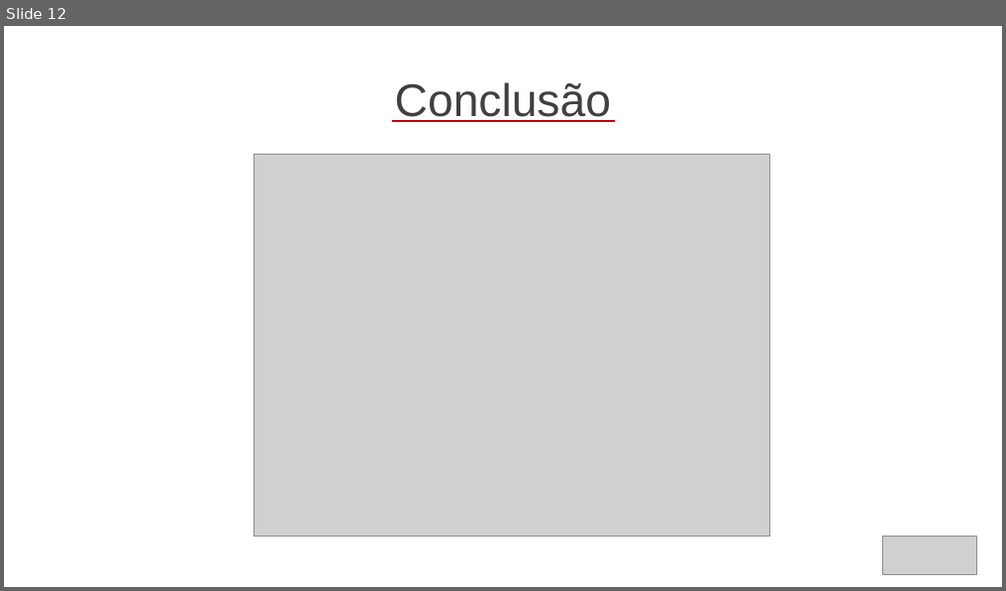
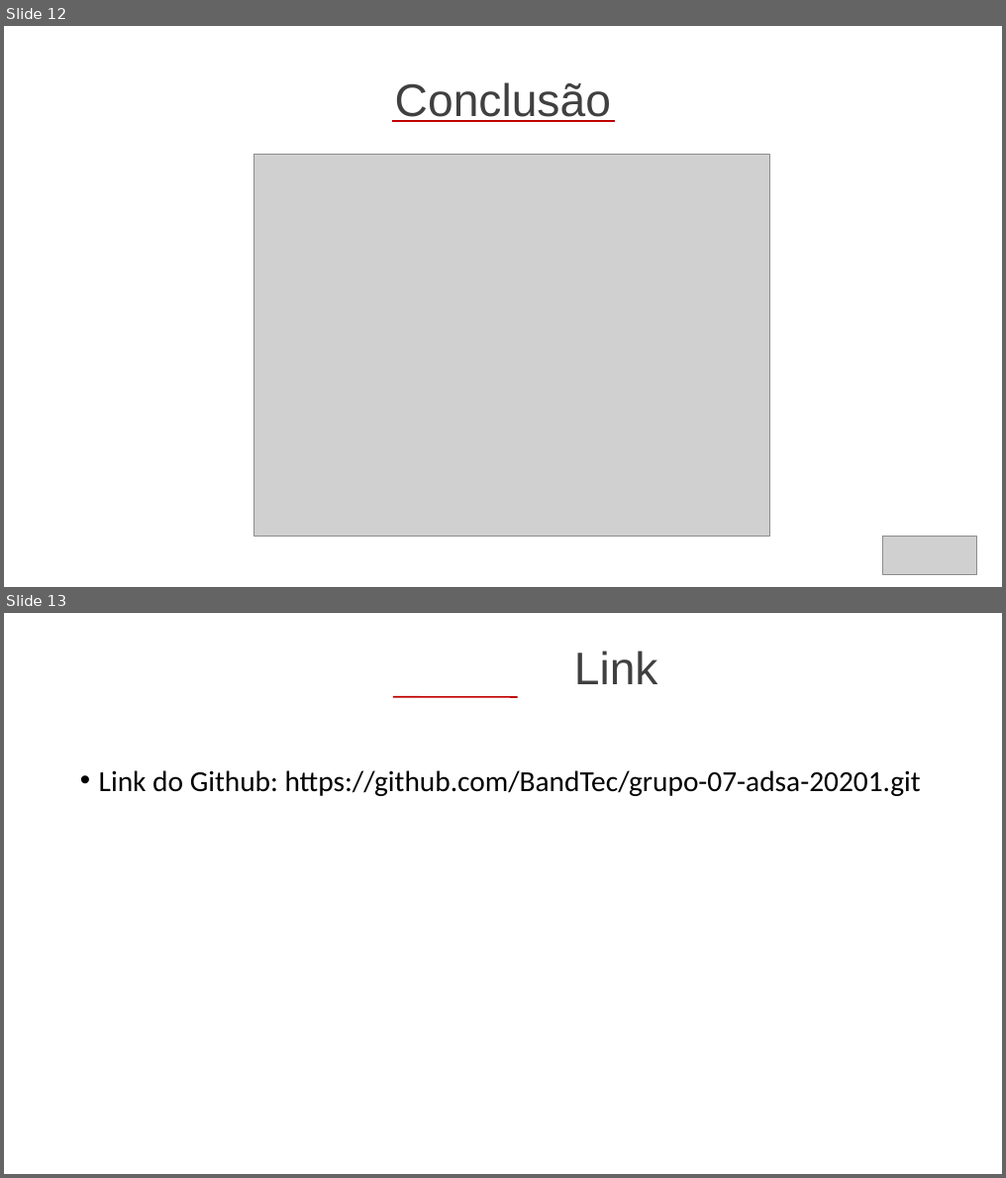
Before and after one commit to BandTec/grupo-07-adsa-20201, a slide deck: Documentação/Slide Final.pptx. Shown one above the other, each under a label of ours: slide 12 before the commit, slides 12 and 13 after it. The pictures are 1006x591 and 1006x1178 pixels, drawn with LibreOffice and Linux fonts; fonts in the diff are those of the drawing; grey boxes stand for pictures. Boxes give left, top, right and bottom in pixels: in the first picture for what was removed or moved away, otherwise in the second. Text is boxed around its words. In the diff, an @@ line names an element or a change of style, - is before the commit and + after.

Commit message:
Colocando link do projeto no slide

```diff
--- a/Documentação/Slide Final.pptx
+++ b/Documentação/Slide Final.pptx
@@ slide 13 added at (x1=4, y1=613, x2=1002, y2=1174), background #FFFFFF @@
@@ title added at (x1=574, y1=651, x2=658, y2=684), 44 pt, text #404040 @@
+Link
@@ line added from (393, 697) to (518, 697), #C00000 1.5 pt @@
@@ text added at (x1=99, y1=770, x2=921, y2=796), 28 pt, text #000000 @@
+• Link do Github: https://github.com/BandTec/grupo-07-adsa-20201.git
```
Also in this commit, not shown: 1 slide changed, 45 other files.
